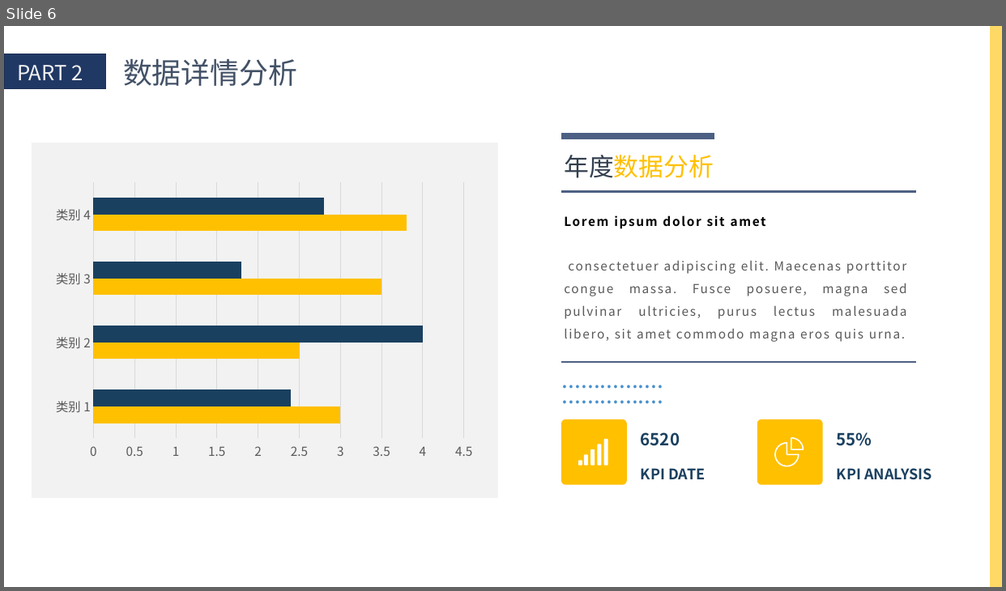
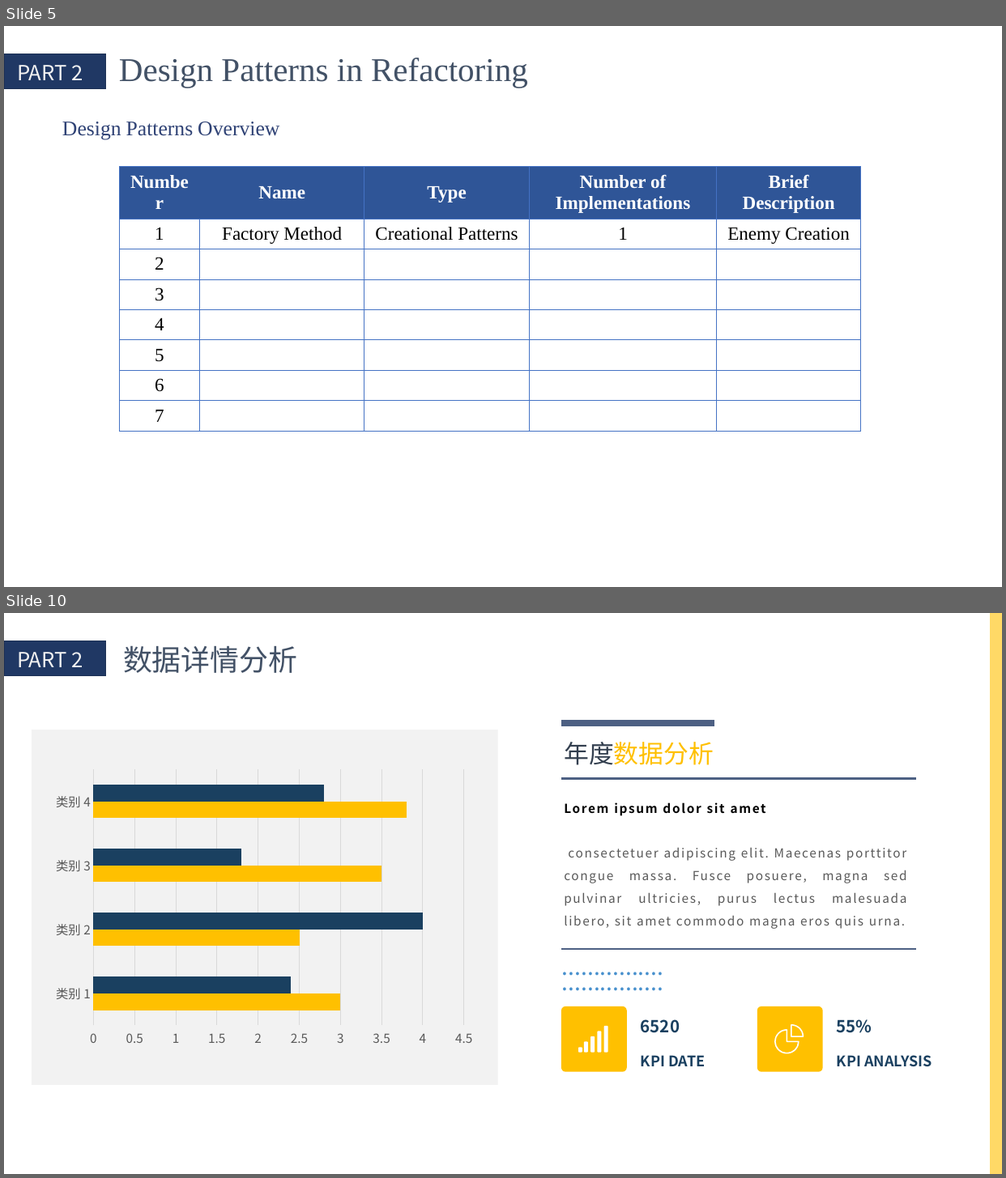
Before and after one commit to QinCheng0928/Cocos2d, a slide deck: 文档/DesignPattern.pptx. Shown one above the other, each under a label of ours: slide 6 before the commit, slides 5 and 10 after it; the slides between them are not shown. The pictures are 1006x591 and 1006x1178 pixels, drawn with LibreOffice and Linux fonts; fonts in the diff are those of the drawing. Boxes give left, top, right and bottom in pixels: in the first picture for what was removed or moved away, otherwise in the second. Text is boxed around its words. In the diff, an @@ line names an element or a change of style, - is before the commit and + after.

```diff
--- a/文档/DesignPattern.pptx
+++ b/文档/DesignPattern.pptx
@@ slide 5 added at [4,26,1002,587], background #FFFFFF @@
@@ rectangle added at [4,54,106,90], fill #203864, outline #1E3256 1 pt @@
@@ text added at [17,65,83,80], 20 pt, text #F2F2F2 @@
+PART 2
@@ text added at [119,58,528,88], 32 pt, text #425166 @@
+Design Patterns in Refactoring
@@ text added at [62,122,279,140], 20 pt, text #2F4275 @@
+Design Patterns Overview
@@ table added at [119,166,860,431], 8 rows, 5 columns @@
+Number | Name | Type | Number of Implementations | Brief Description
+1 | Factory Method | Creational Patterns | 1 | Enemy Creation
+2 |  |  |  | 
+3 |  |  |  | 
+4 |  |  |  | 
+5 |  |  |  | 
+6 |  |  |  | 
+7 |  |  |  | 
@@ what was slide 6 is now slide 10 @@
```
Also in this commit, not shown: 3 slides changed, 4 other slides added, 1 slide removed, 1 other file.
